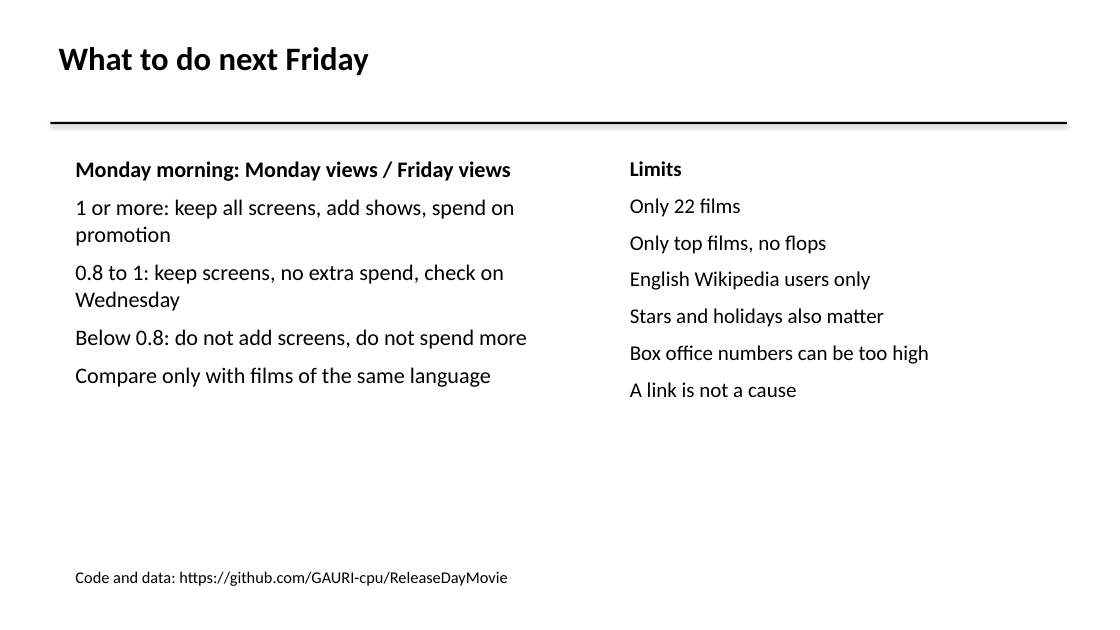
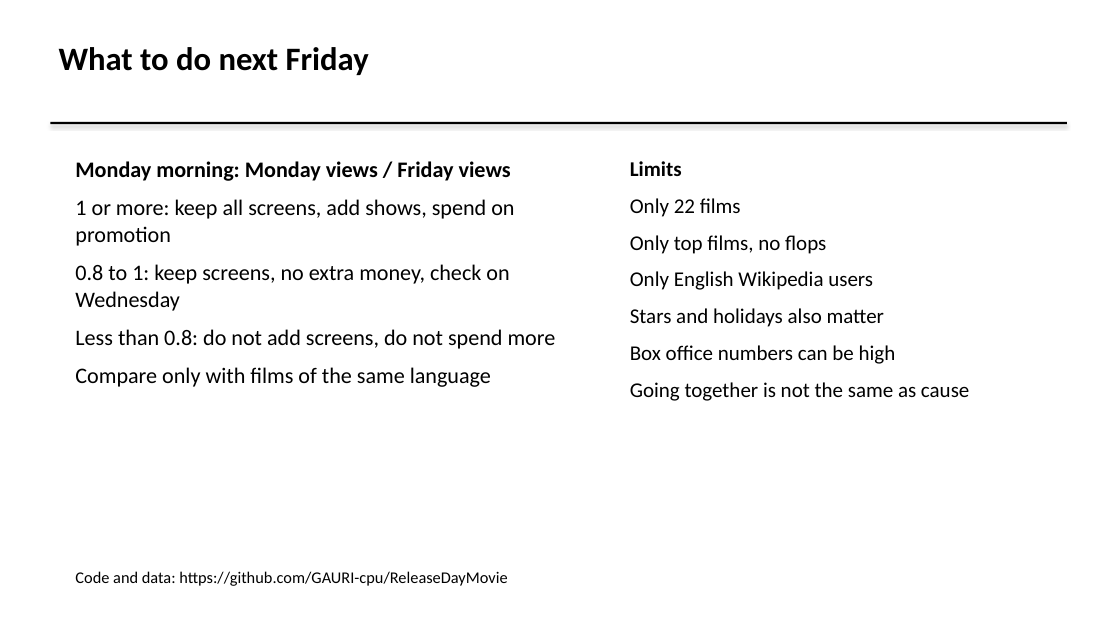
Before and after one commit to GAURI-cpu/ReleaseDayMovie, a slide deck: slide 10 of report/Release Day Radar Slides.pptx. Drawn at 1120x630 pixels with LibreOffice and Linux fonts; fonts in the diff are those of the drawing. Boxes give left, top, right and bottom in pixels: in the first picture for what was removed or moved away, otherwise in the second. Text is boxed around its words. In the diff, an @@ line names an element or a change of style, - is before the commit and + after.

```diff
--- a/report/Release Day Radar Slides.pptx
+++ b/report/Release Day Radar Slides.pptx
@@ text at box(630, 161, 969, 401): text changed @@
-English Wikipedia users only
+Only English Wikipedia users
@@ text at box(75, 264, 556, 349): text changed @@
-0.8 to 1: keep screens, no extra spend, check on Wednesday
-Below 0.8: do not add screens, do not spend more
+0.8 to 1: keep screens, no extra money, check on Wednesday
+Less than 0.8: do not add screens, do not spend more
@@ text at box(630, 345, 969, 401): text changed @@
-Box office numbers can be too high
-A link is not a cause
+Box office numbers can be high
+Going together is not the same as cause
```
Also in this commit, not shown: 8 other slides changed, 4 other files.
